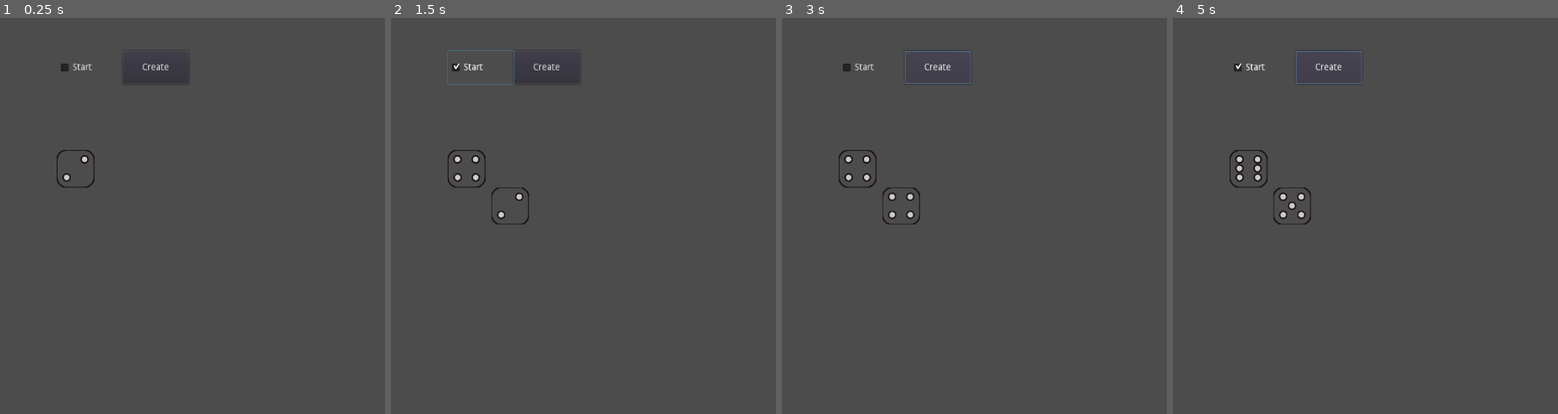
Above: before the commit, frames 1-4 (left to right).
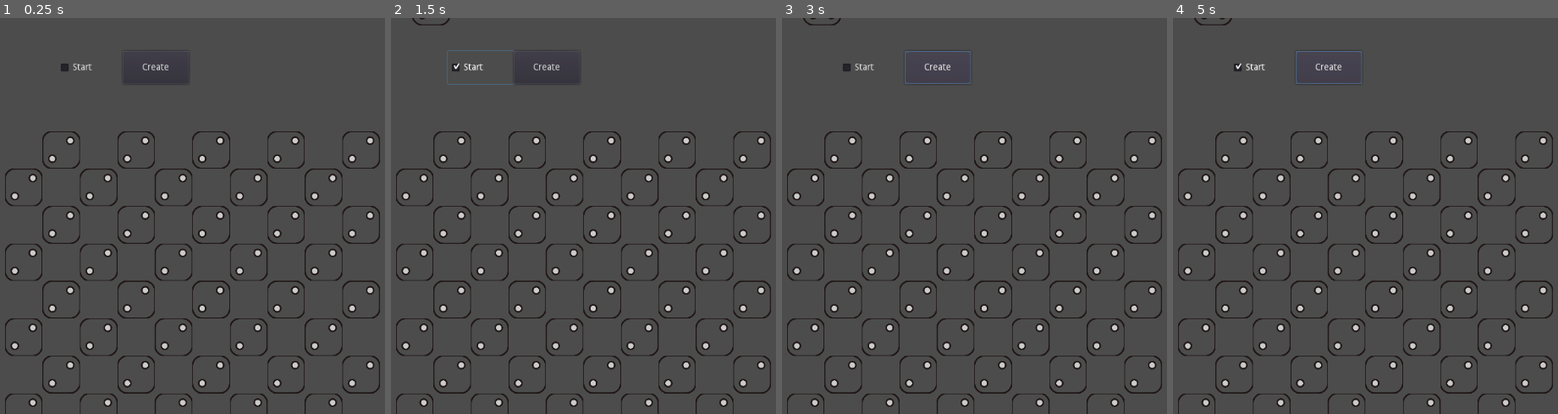
Above: after the commit, the same moments.

Repository: v5v5/Cubelines
Game: Godot game, scene res://Screen.tscn
The game is run twice, just before and just after one commit, with the same random seed, the same clock (stepped at 60 frames per second) and the same inputs.
Inputs:
- Up to frame 1 (0.25 s): no input
- Up to frame 2 (1.5 s): click "Create" at 0.5 s; click "Start" at 1.25 s
- Up to frame 3 (3 s): click "Start" at 2 s; click "Create" at 2.75 s
- Up to frame 4 (5 s): click "Start" at 3.5 s; click "Create" at 4.25 s

The runs differ from the first frame. In frame 1, 6.4% of the frame differs, in the area x 1-99%, y 28-100%; in frame 2, 6.7%; in frame 3, 6.8%; in frame 4, 6.9%, in the area x 1-99%, y 0-100%.

Commit message:
added _ready() to Screen

Diff:
--- a/Screen.gd
+++ b/Screen.gd
@@ -1,20 +1,45 @@
 extends Node2D
-
 
 # Declare member variables here. Examples:
 # var a = 2
 # var b = "text"
 
+onready var dice_origin = get_node("Dice")
+onready var is_process = get_node("CheckBox")
+
+var field_offset_x = 50
+var field_offset_y = 200
+var field_size_x = 10
+var field_size_y = 10
+var dice_width
+var dice_height
+
+var speedMax = 0.1
+var speedCur = 0
 
 # Called when the node enters the scene tree for the first time.
 func _ready():
-	pass # Replace with function body.
+	dice_width = dice_origin.texture.get_width() / dice_origin.hframes * dice_origin.scale.x
+	dice_height = dice_origin.texture.get_height() / dice_origin.vframes * dice_origin.scale.y
 
-onready var dice = get_node("Dice")
-onready var is_process = get_node("CheckBox")
+	for x in range(field_size_x):
+		for y in range(field_size_y):
+			if fmod(x + y, 2) == 0:
+				continue
+			var dice = duplicate_dice(dice_origin)
+			move_dice(
+				dice,
+				field_offset_x + dice_width * x,
+				field_offset_y + dice_height * y)
 
-var speedMax = 0.1
-var speedCur = 0
+func duplicate_dice(dice_origin):
+	var dice_new = dice_origin.duplicate()
+	self.add_child(dice_new)
+	return dice_new
+
+func move_dice(dice, x, y):
+	dice.position.x = x
+	dice.position.y = y
 
 # Called every frame. 'delta' is the elapsed time since the previous frame.
 func _process(delta):
@@ -22,19 +47,15 @@
 		return
 	speedCur -= delta
 	if speedCur < 0:
-		var i = dice.frame
+		var i = dice_origin.frame
 		i += 1
-		if i == dice.hframes - 1:
+		if i == dice_origin.hframes - 1:
 			i = 0
-		dice.frame = i
+		dice_origin.frame = i
 		speedCur = speedMax
 
-
 func _on_Button_pressed():
-	var diceNew = dice.duplicate()
-	var offsetX = diceNew.texture.get_width() / (diceNew.hframes - 1) * diceNew.scale.x
-	var offsetY = diceNew.texture.get_height() / diceNew.vframes * diceNew.scale.y
-	print('offsetX: ' + str(offsetX))
-	print('offsetY: ' + str(offsetY))
-	diceNew.translate(Vector2(offsetX, offsetY))
-	self.add_child(diceNew)
+	var dice_new = duplicate_dice(dice_origin)
+	print('dice_width: ' + str(dice_width))
+	print('dice_height: ' + str(dice_height))
+	dice_new.translate(Vector2(dice_width, dice_height))
--- a/Screen.tscn
+++ b/Screen.tscn
@@ -7,10 +7,9 @@
 script = ExtResource( 1 )
 
 [node name="Dice" type="Sprite" parent="."]
-position = Vector2( 100, 200 )
+position = Vector2( 17.9756, -74.3574 )
 scale = Vector2( 0.3, 0.3 )
 texture = ExtResource( 2 )
-centered = false
 hframes = 7
 frame = 1
 
